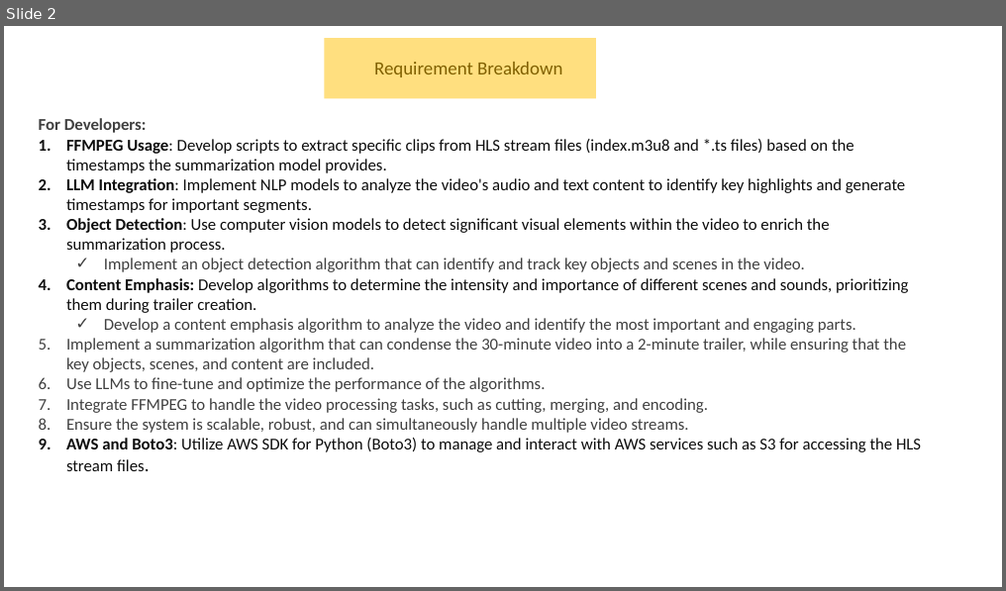
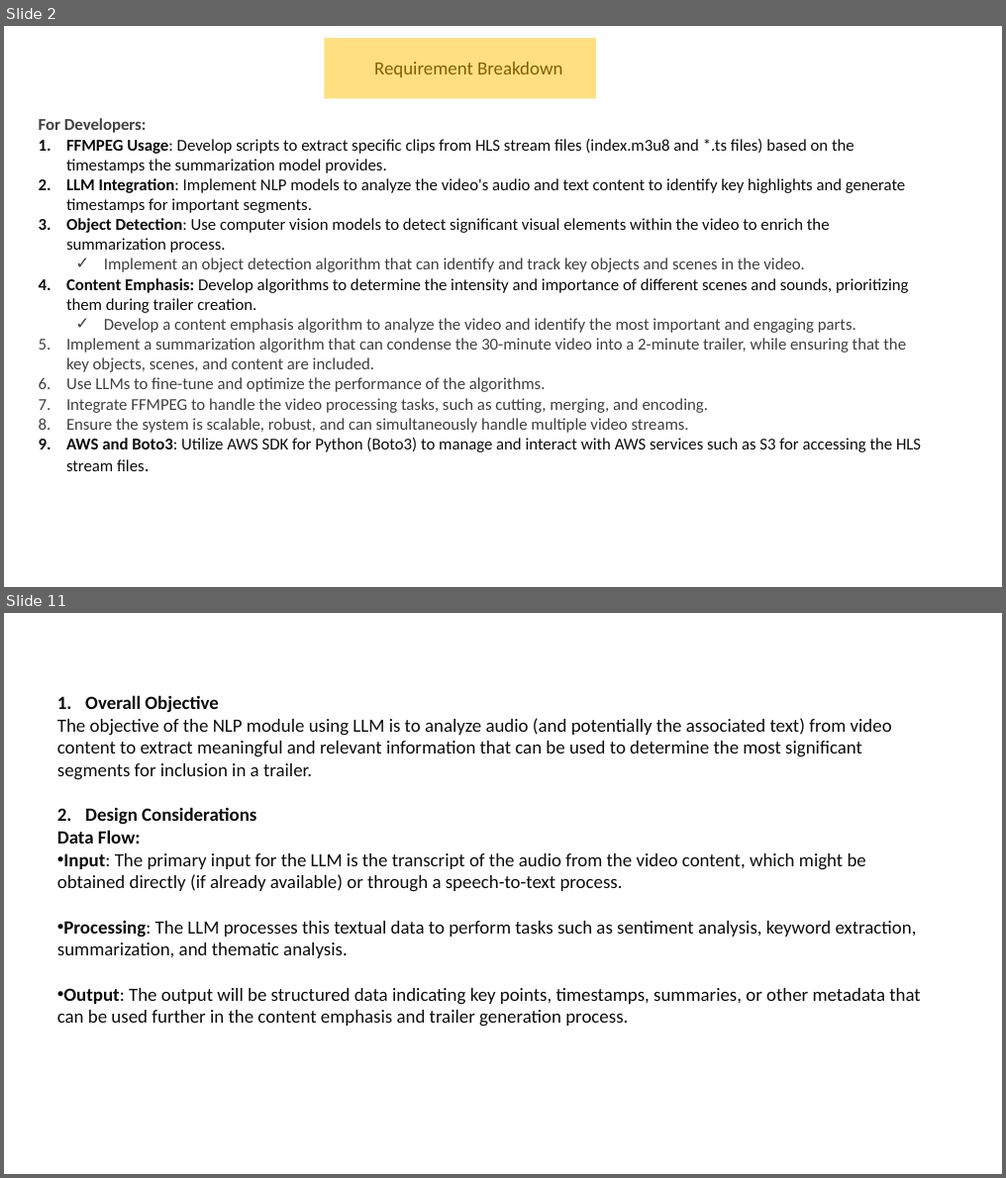
Before and after one commit to abmishra1234/DVR-Feature-Livestream, a slide deck: docs/VideoSummerisation.pptx. Shown one above the other, each under a label of ours: slide 2 before the commit, slides 2 and 11 after it; the slides between them are not shown. The pictures are 1006x591 and 1006x1178 pixels, drawn with LibreOffice and Linux fonts; fonts in the diff are those of the drawing. Boxes give left, top, right and bottom in pixels: in the first picture for what was removed or moved away, otherwise in the second. Text is boxed around its words. In the diff, an @@ line names an element or a change of style, - is before the commit and + after.

Commit message:
Updating the document for video summarisation

```diff
--- a/docs/VideoSummerisation.pptx
+++ b/docs/VideoSummerisation.pptx
@@ slide 11 added at (x1=4, y1=613, x2=1002, y2=1174), background #FFFFFF @@
@@ text added at (x1=57, y1=695, x2=920, y2=1027), 18 pt, text #0D0D0D @@
+1. Overall Objective
+The objective of the NLP module using LLM is to analyze audio (and potentially the associated text) from video content to extract meaningful and relevant information that can be used to determine the most significant segments for inclusion in a trailer.
+2. Design Considerations
+Data Flow:
+• Input: The primary input for the LLM is the transcript of the audio from the video content, which might be obtained directly (if already available) or through a speech-to-text process.
+• Processing: The LLM processes this textual data to perform tasks such as sentiment analysis, keyword extraction, summarization, and thematic analysis.
+• Output: The output will be structured data indicating key points, timestamps, summaries, or other metadata that can be used further in the content emphasis and trailer generation process.
```
Also in this commit, not shown: 2 slides changed, 14 other slides added, 1 slide removed.
